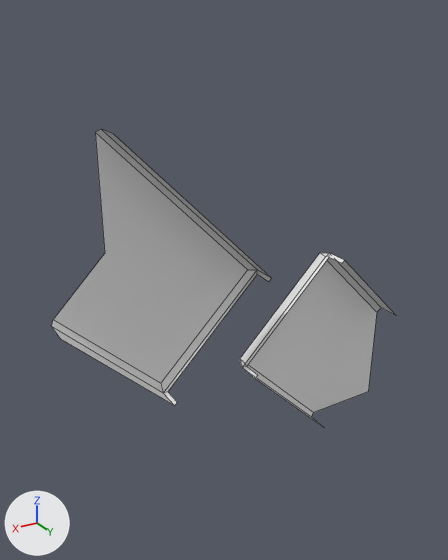
A saved change to the FBX model Models/eng_wallpump.fbx.
Before and after are seen from a camera (50 mm lens) standing at (1.75, 3.81, 1.64) and looking at (0.27, 1.34, 0.41). The lights are fixed; the arrows at lower left show +X, +Y and +Z. Mesh edges are drawn as thin lines. Where no turn or scale is listed for an object, it has been applied to the vertices.

The older version as bpy lines, for what is in view:
```python
me_pumpshield_lower = bpy.data.meshes.new('pumpshield_lower')
me_pumpshield_lower.from_pydata(...)  # 19 vertices, 13 faces; spans x -0.628..0.39, y 1.3..1.46, z -0.971..0.108
me_pumpshield_upper = bpy.data.meshes.new('pumpshield_upper')
me_pumpshield_upper.from_pydata(...)  # 17 vertices, 9 faces; spans x -0.175..0.911, y 1.3..1.46, z -0.457..0.896
ob_plane = bpy.data.objects.new('Plane', me_pumpshield_upper)
ob_plane.location = (0.24, 0.0, 0.31)
ob_plane_001 = bpy.data.objects.new('Plane.001', me_pumpshield_lower)
ob_plane_001.location = (-0.24, 0.0, 0.31)
```
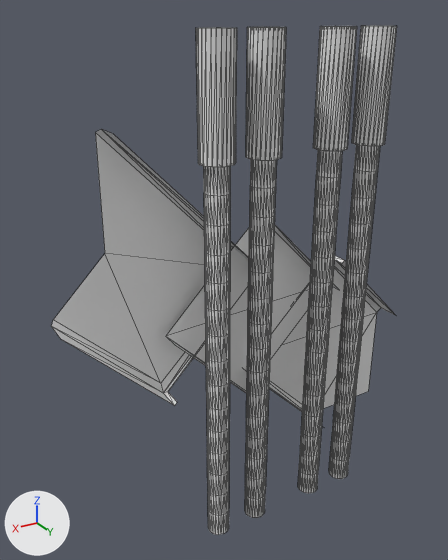
Edits to the bpy script that builds the scene:
```text
Add me_uppercylinders:
    me_uppercylinders.from_pydata(...)  # 192 vertices, 280 faces; spans x -0.513..0.507, y 1.46..1.62, z 0.748..1.28
Add me_pumpenergy:
    me_pumpenergy.from_pydata([(-0.319, 1.353, -0.068), (0.214, 1.353, -0.601), (-0.319, 1.46, -0.068), (0.214, 1.46, -0.601), (0.694, 1.353, -0.121), (0.161, 1.353, 0.412), (0.161, 1.46, 0.412), (0.694, 1.46, -0.121)], [], [(0, 5, 6), (3, 7, 4), (0, 1, 4), (2, 0, 6), (1, 3, 4), (5, 0, 4)])
Add me_redshafts:
    me_redshafts.from_pydata(...)  # 1536 vertices, 2880 faces; spans x -0.49..0.49, y 1.48..1.6, z -1.28..0.75
Add ob_cylinder:
    ob_cylinder = bpy.data.objects.new('Cylinder', me_uppercylinders)
    ob_cylinder.location = (0.0, 0.0, 0.31)
Add ob_plane_002:
    ob_plane_002 = bpy.data.objects.new('Plane.002', me_pumpenergy)
    ob_plane_002.location = (-0.08, 0.0, 0.31)
Add ob_cylinder_001:
    ob_cylinder_001 = bpy.data.objects.new('Cylinder.001', me_redshafts)
    ob_cylinder_001.location = (0.0, 0.0, 0.31)
```

Where the change shows, as pixel boxes [x1, y1, x2, y2] in the pictures (448 x 560 px):
'Cylinder.001', added: after [203, 145, 380, 535]
'Cylinder', added: after [196, 25, 397, 167]
'Plane.002', added: after [166, 224, 339, 393]
'Plane.001', unchanged, covered by the edit: before [240, 253, 396, 427]; after [245, 256, 396, 427]
